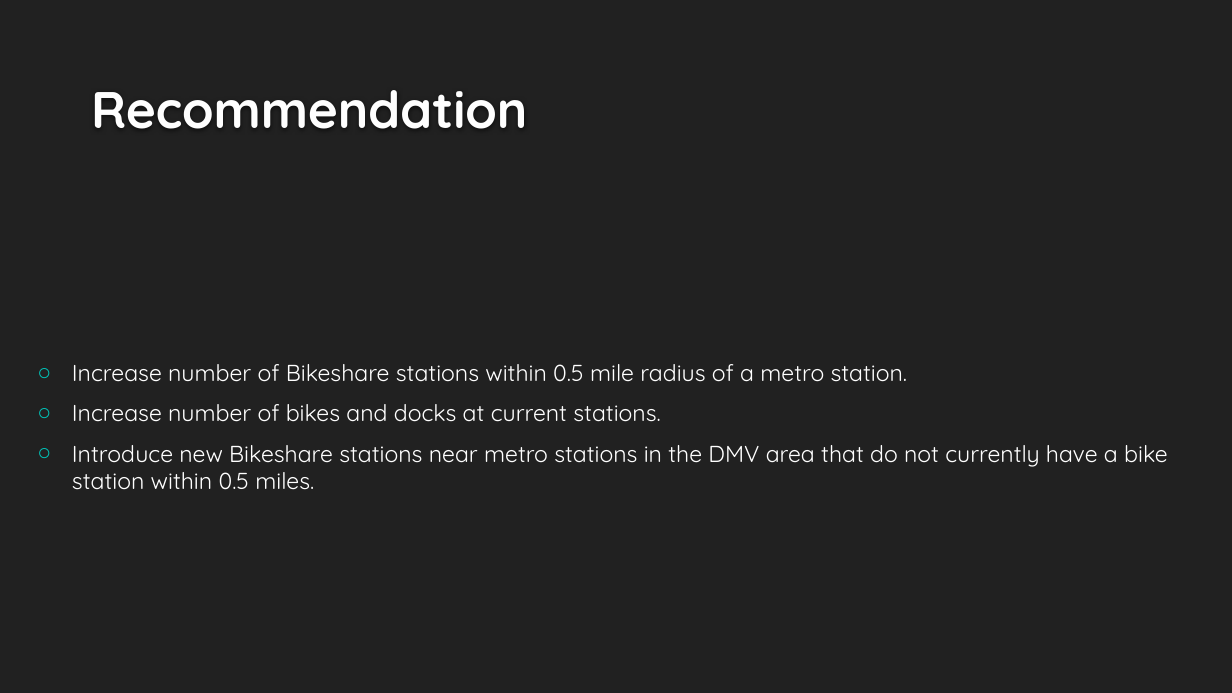
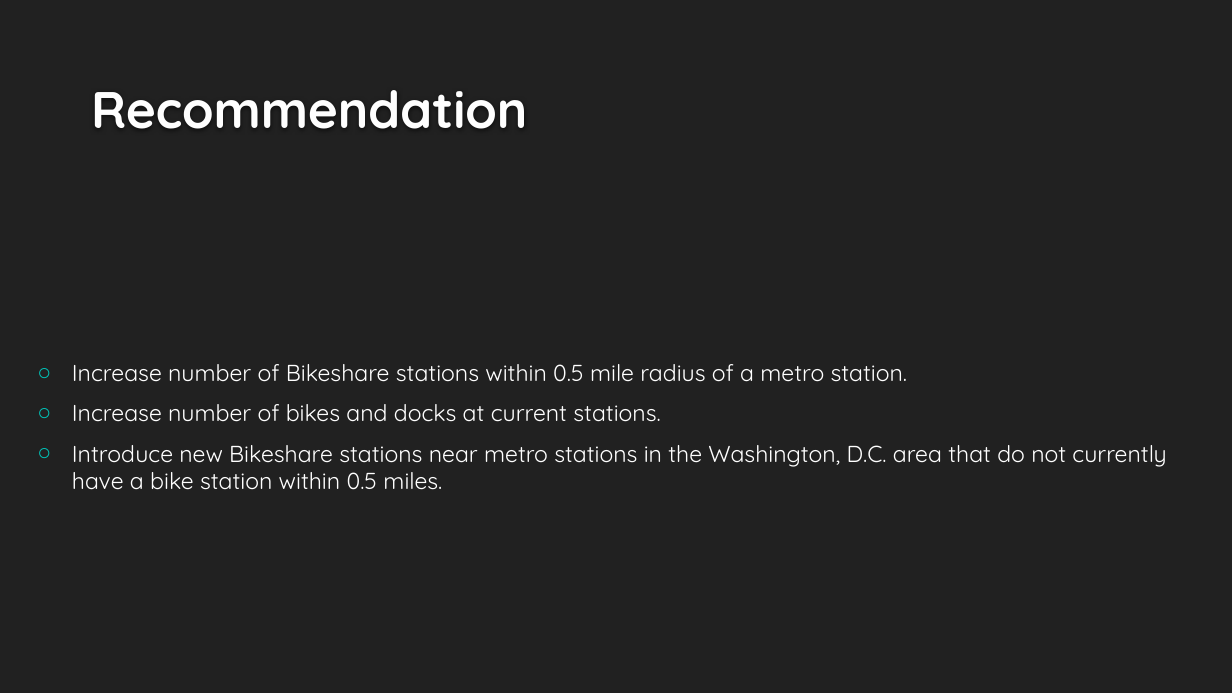
Before and after one commit to smussenden/bikeshare, a slide deck: slide 11 of deliverables/6-presentation.pptx. Drawn at 1232x693 pixels with LibreOffice and Linux fonts; fonts in the diff are those of the drawing; background and template pictures are left out. Boxes give left, top, right and bottom in pixels: in the first picture for what was removed or moved away, otherwise in the second. Text is boxed around its words. In the diff, an @@ line names an element or a change of style, - is before the commit and + after.

Commit message:
updating pptx

```diff
--- a/deliverables/6-presentation.pptx
+++ b/deliverables/6-presentation.pptx
@@ text at (72, 445, 1166, 490): text changed @@
-○ Introduce new Bikeshare stations near metro stations in the DMV area that do not currently have a bike station within 0.5 miles.
+○ Introduce new Bikeshare stations near metro stations in the Washington, D.C. area that do not currently have a bike station within 0.5 miles.
```
Also in this commit, not shown: 1 other slide changed.
